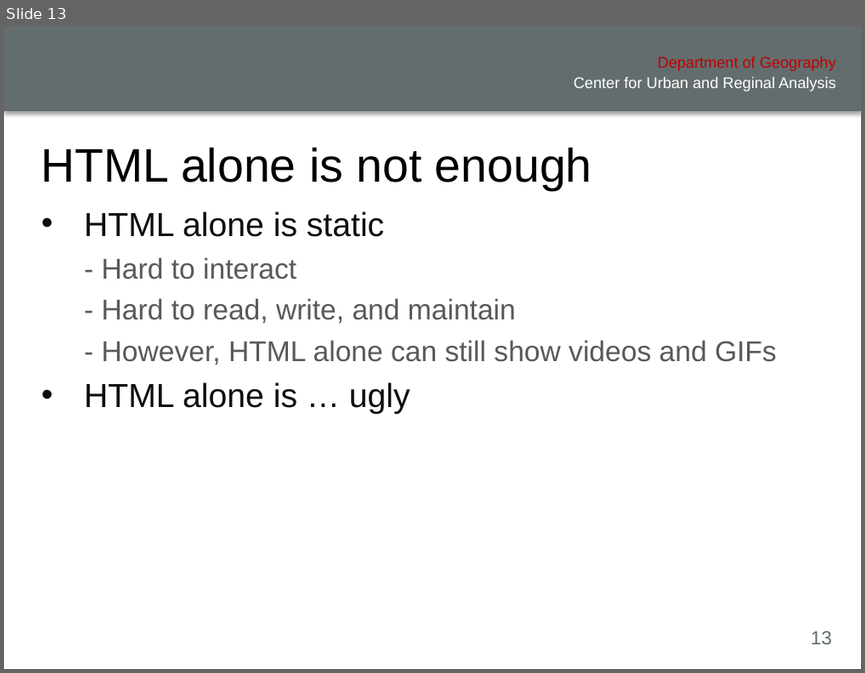
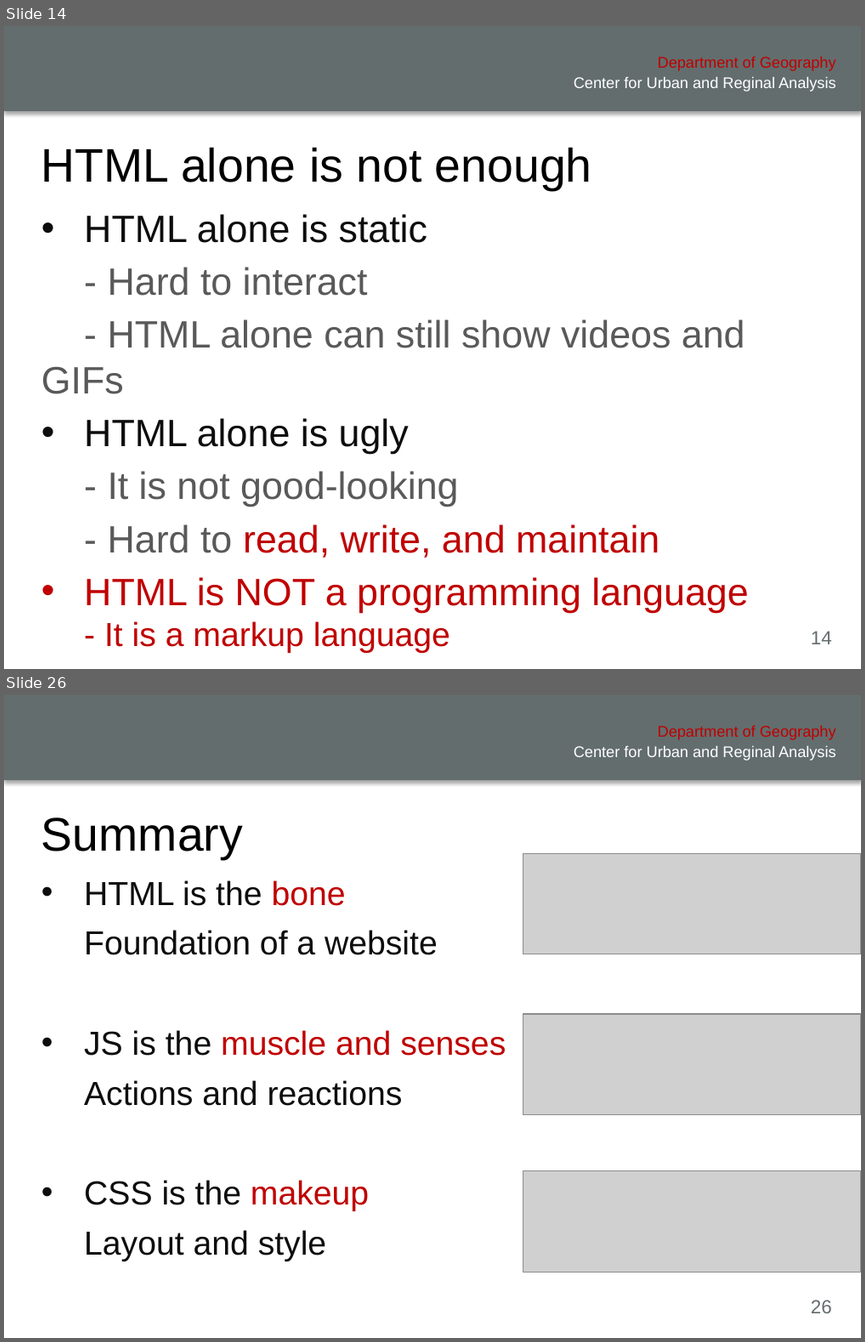
Before and after one commit to xiaohuiliugis/UCGIS-Fullstack-Geovisualization-Workshop, a slide deck: doc/presentation.pptx. Shown one above the other, each under a label of ours: slide 13 before the commit, slides 14 and 26 after it; the slides between them are not shown. The pictures are 865x673 and 865x1342 pixels, drawn with LibreOffice and Linux fonts; fonts in the diff are those of the drawing; grey boxes stand for pictures; background and template pictures are left out. Boxes give left, top, right and bottom in pixels: in the first picture for what was removed or moved away, otherwise in the second. Text is boxed around its words. In the diff, an @@ line names an element or a change of style, - is before the commit and + after.

```diff
--- a/doc/presentation.pptx
+++ b/doc/presentation.pptx
@@ slide 26 added at [4, 695, 861, 1338], background #FFFFFF; not listed: 4 template elements that a slide beside it also shows @@
@@ title added at [41, 817, 243, 859], 39.6 pt, text #000000 @@
+Summary
@@ text added at [33, 858, 834, 1271], outline #FFFFFF 0.75 pt, 28 pt, text #0D0D0D @@
+• HTML is the bone
+Foundation of a website
+• JS is the muscle and senses
+Actions and reactions
+• CSS is the makeup
+Layout and style
@@ picture added at [522, 853, 861, 954] @@
@@ picture added at [522, 1014, 861, 1115] @@
@@ picture added at [522, 1170, 861, 1271] @@
@@ what was slide 13 is now slide 14 @@
@@ slide 14 changed as well @@
@@ text "HTML alone is static": place and size @@
-text "HTML alone is static" at [33, 189, 834, 602]
+text "HTML alone is static" at [33, 189, 847, 602]
@@ text at [84, 214, 659, 557]: size 28 to 32 pt in "HTML alone is static"; size 24 to 32 pt in "- Hard to interact", "- Hard to read, write, and maintain"; text colour #595959 to #C00000 in "read, write, and maintain" @@
@@ text at [41, 319, 745, 506]: paragraphs added @@
+  - HTML alone can still show videos and GIFs
+  • HTML alone is ugly
+  - It is not good-looking
@@ text at [84, 577, 748, 652]: text changed; size 24 to 32 pt; text colour #595959 to #C00000 @@
-  - However, HTML alone can still show videos and GIFs
-  • HTML alone is … ugly
+  • HTML is NOT a programming language
+    - It is a markup language
@@ page number at [811, 630, 832, 644]: text changed @@
-13
+14
```
Also in this commit, not shown: 4 other slides changed, 30 other slides added, 1 slide removed, 5 other files.
